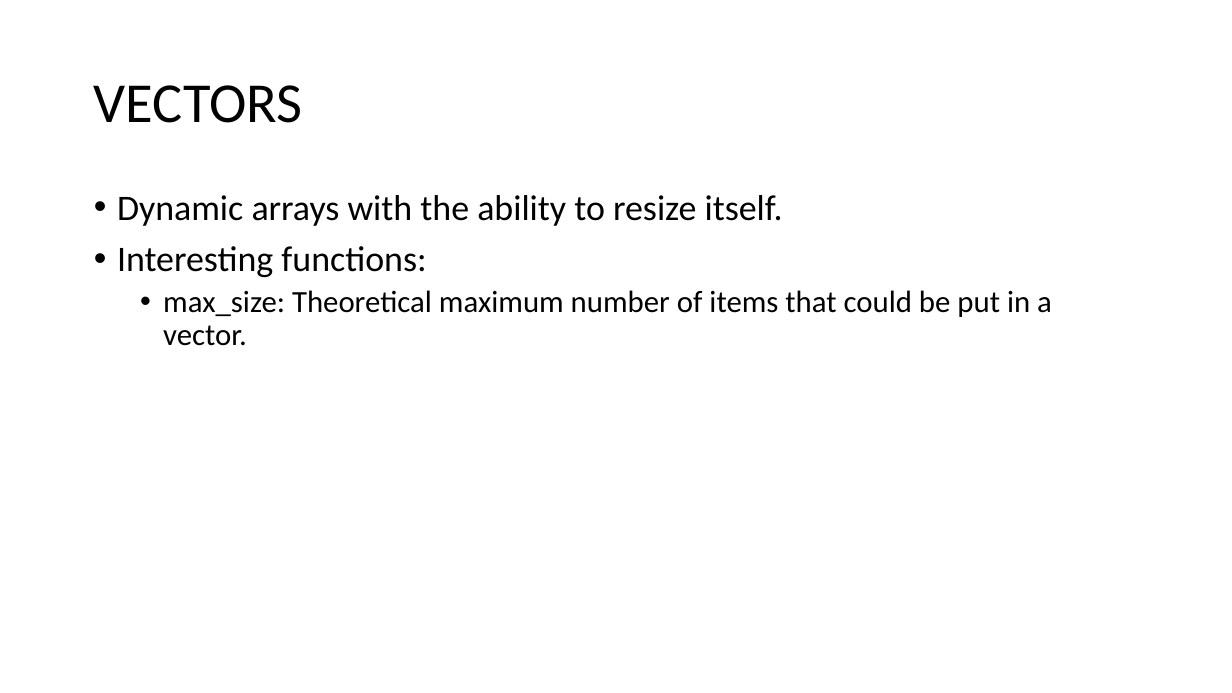
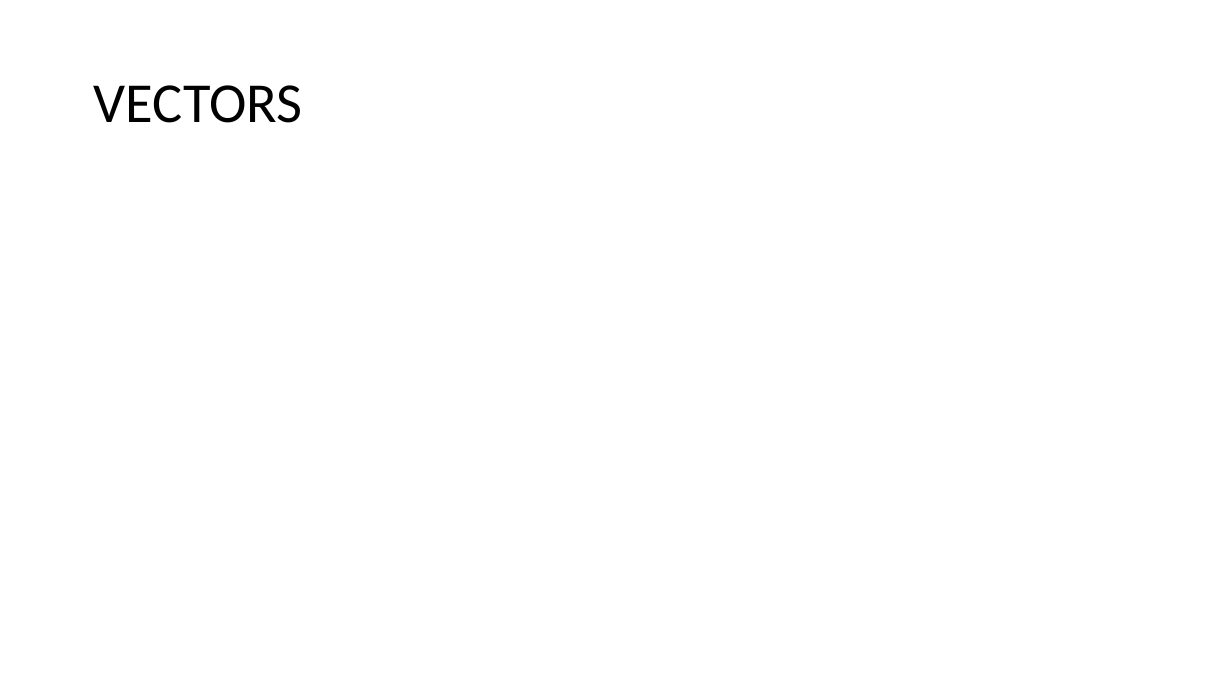
Before and after one commit to muksiddheswar/Tiny-CPP-Examples, a slide deck: slide 3 of CPP-Examples/STL/STL_Presentation.pptx. Drawn at 1232x693 pixels with LibreOffice and Linux fonts; fonts in the diff are those of the drawing; grey boxes stand for pictures. Boxes give left, top, right and bottom in pixels: in the first picture for what was removed or moved away, otherwise in the second. Text is boxed around its words. In the diff, an @@ line names an element or a change of style, - is before the commit and + after.

Commit message:
Added presentation for vectors

```diff
--- a/CPP-Examples/STL/STL_Presentation.pptx
+++ b/CPP-Examples/STL/STL_Presentation.pptx
@@ text removed at box(117, 195, 1052, 346) @@
-• Dynamic arrays with the ability to resize itself.
-• Interesting functions:
-  • max_size: Theoretical maximum number of items that could be put in a vector.
```
Also in this commit, not shown: 1 other slide changed.
